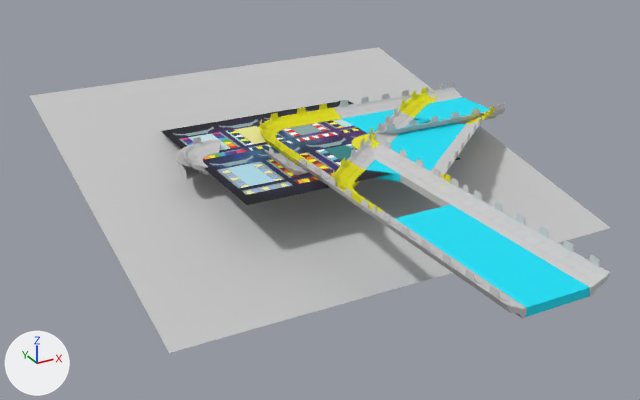
Before and after pictures for a commit that changed the FBX model Arte/ModelosPista/CURVA_ABIERTA.FBX.
Before and after are seen from a camera (50 mm lens) standing at (-6.06, -12.05, 5.75) and looking at (0.85, 0.52, -0.53). Every picture has the same lights, and +X, +Y and +Z are marked at lower left. Where no turn or scale is listed for an object, it has been applied to the vertices.

The scene before the commit, as lines of its bpy script (objects in view):
```python
ob_bordes007 = bpy.data.objects.new('Bordes007', me_mesh_007)
ob_bordes007.location = (6.43, 2.29, 0.1)
ob_cruvabase = bpy.data.objects.new('CruvaBase', me_mesh_004)
ob_cruvabase.location = (1.2, 2.32, 0.1)
ob_curva001 = bpy.data.objects.new('Curva001', me_mesh_003)
ob_curva001.location = (-0.45, 2.01, 0.1)
ob_curva002 = bpy.data.objects.new('Curva002', me_mesh_005)
ob_curva002.location = (0.64, 1.17, 0.1)
ob_cylinder001 = bpy.data.objects.new('Cylinder001', me_mesh_002)
ob_cylinder001.location = (-0.52, 1.43, 0.0)
ob_galaxia = bpy.data.objects.new('galaxia', me_mesh_001)
ob_galaxia.location = (1.25, 1.92, -0.28)
ob_plane001 = bpy.data.objects.new('Plane001', me_mesh)
ob_plane001.location = (1.07, 1.52, 0.15)
ob_recta = bpy.data.objects.new('RECTA', me_mesh_008)
ob_recta.location = (1.25, -3.48, 0.21)
ob_rectaaaa013 = bpy.data.objects.new('Rectaaaa013', me_mesh_006)
ob_rectaaaa013.location = (1.53, -0.67, 0.1)
```
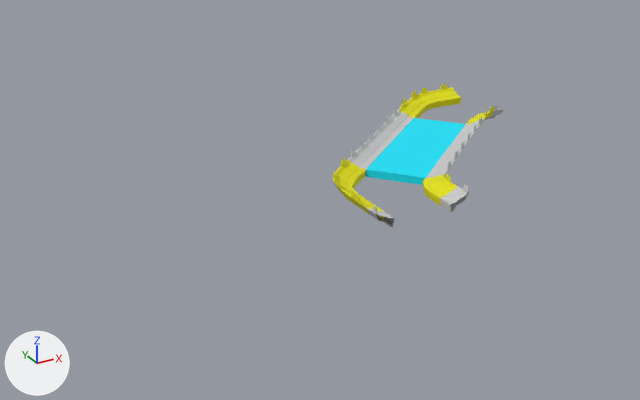
The change, as a list of edits to the scene's bpy script:
```text
Remove ob_recta:
    ob_recta = bpy.data.objects.new('RECTA', me_mesh_008)
    ob_recta.location = (1.25, -3.48, 0.21)
Remove ob_cruvabase:
    ob_cruvabase = bpy.data.objects.new('CruvaBase', me_mesh_004)
    ob_cruvabase.location = (1.2, 2.32, 0.1)
Remove ob_cylinder001:
    ob_cylinder001 = bpy.data.objects.new('Cylinder001', me_mesh_002)
    ob_cylinder001.location = (-0.52, 1.43, 0.0)
Remove ob_galaxia:
    ob_galaxia = bpy.data.objects.new('galaxia', me_mesh_001)
    ob_galaxia.location = (1.25, 1.92, -0.28)
Remove ob_plane001:
    ob_plane001 = bpy.data.objects.new('Plane001', me_mesh)
    ob_plane001.location = (1.07, 1.52, 0.15)
Remove ob_curva002:
    ob_curva002 = bpy.data.objects.new('Curva002', me_mesh_005)
    ob_curva002.location = (0.64, 1.17, 0.1)
Remove ob_curva001:
    ob_curva001 = bpy.data.objects.new('Curva001', me_mesh_003)
    ob_curva001.location = (-0.45, 2.01, 0.1)
Remove ob_bordes007:
    ob_bordes007 = bpy.data.objects.new('Bordes007', me_mesh_007)
    ob_bordes007.location = (6.43, 2.29, 0.1)
```

Pixel boxes (x1, y1, x2, y2) of what changed, in the pictures (640 x 400 px):
'galaxia', deleted
    before: (30, 47, 610, 353)
'RECTA', deleted
    before: (376, 190, 611, 319)
    faces in mat_05___default (cyan #00e2f9): (395, 205, 590, 317)
    faces in mat_02___default (its picture is missing): (376, 190, 611, 319)
'Plane001', deleted
    before: (161, 100, 460, 205)
'CruvaBase', deleted
    before: (260, 84, 505, 221)
    faces in mat_02___default (its picture is missing): (297, 84, 505, 221)
    faces in mat_material__0 (its picture is missing): (260, 104, 380, 165)
    faces in mat_05___default (cyan #00e2f9): (342, 97, 490, 134)
'Curva001', deleted
    before: (183, 137, 221, 175)
'Cylinder001', deleted
    before: (176, 143, 208, 179)
'Curva002', deleted
    before: (264, 147, 308, 175)
'Bordes007', deleted
    before: (441, 83, 505, 109)
